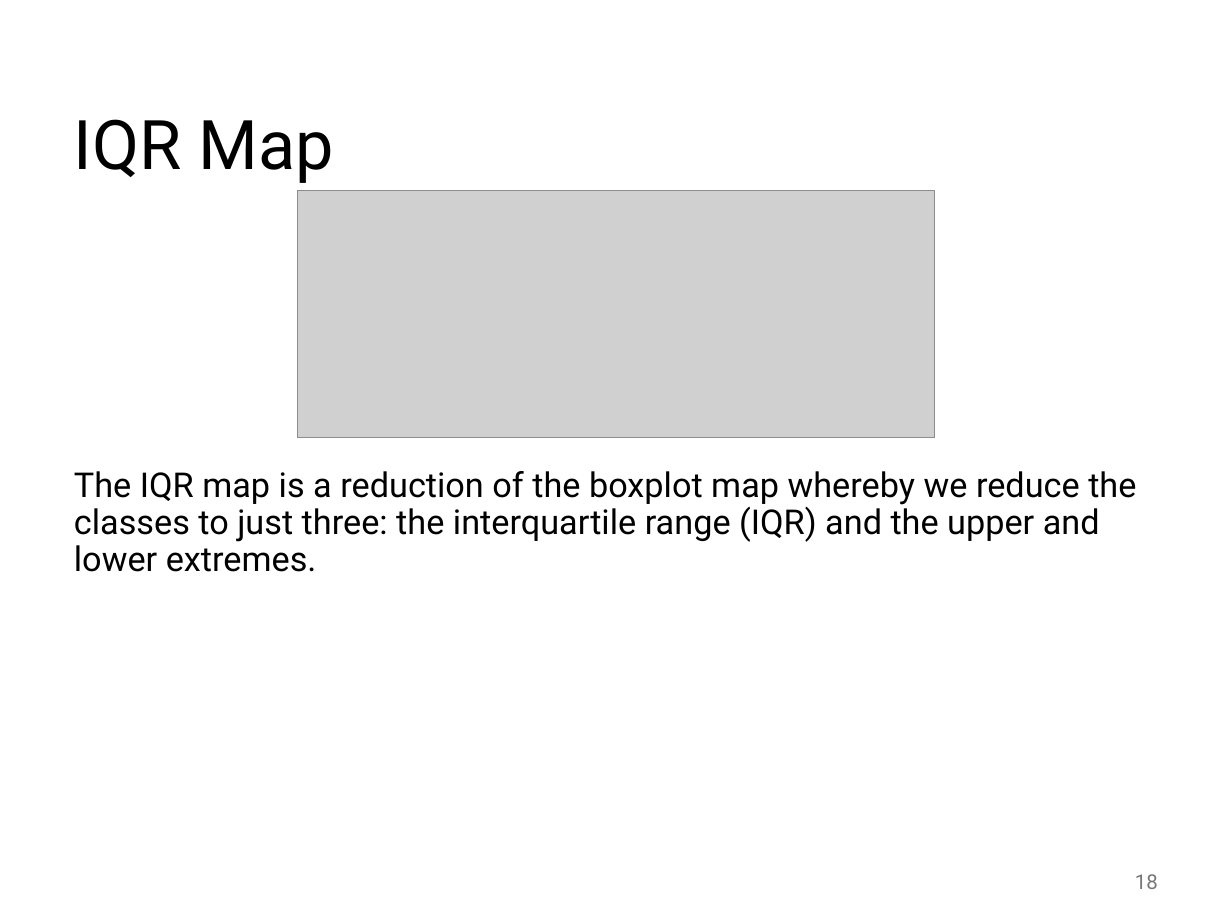
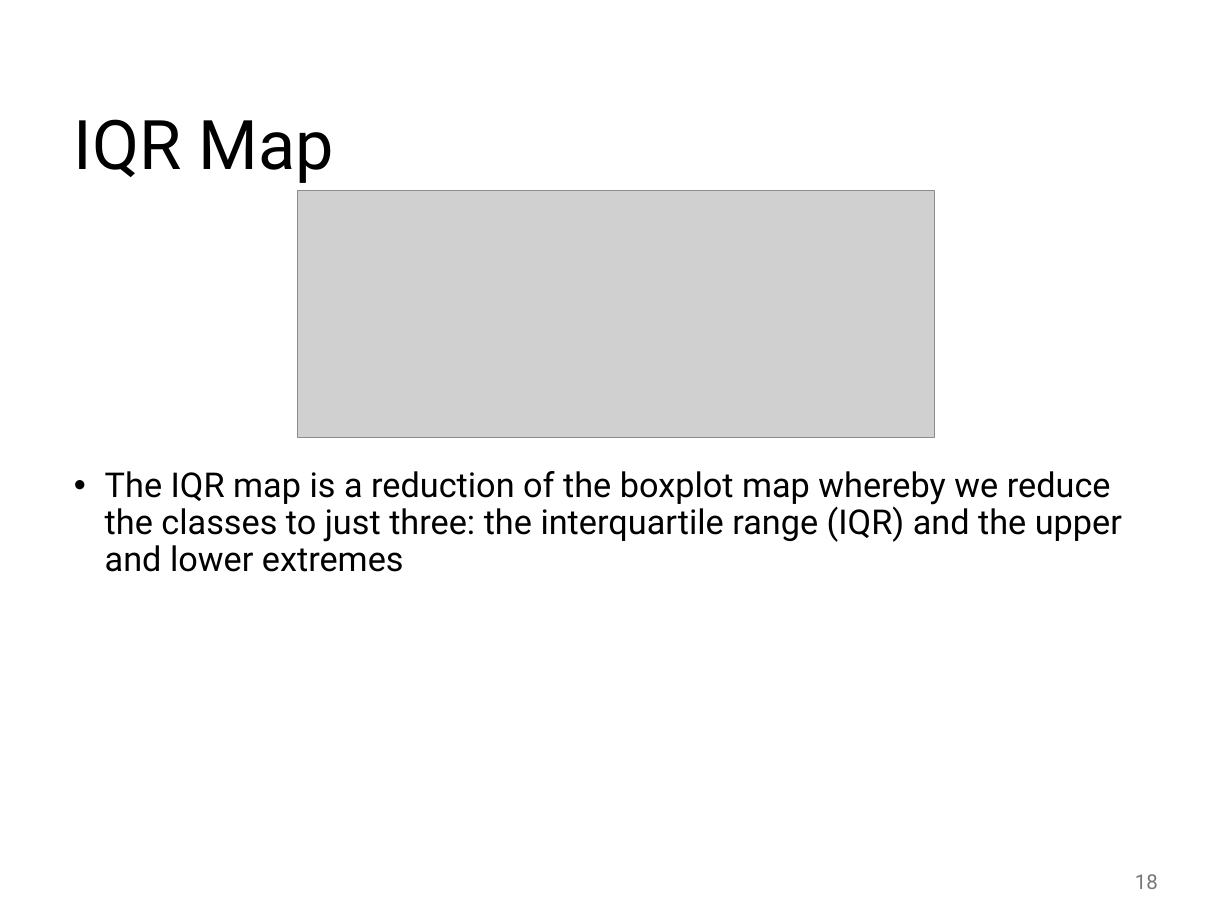
Before and after one commit to abuabara/abuabara.github.io, a slide deck: slide 18 of DAEN489S26/week2_slides.pptx. Drawn at 1232x924 pixels with LibreOffice and Linux fonts; fonts in the diff are those of the drawing; grey boxes stand for pictures. Boxes give left, top, right and bottom in pixels: in the first picture for what was removed or moved away, otherwise in the second. Text is boxed around its words. In the diff, an @@ line names an element or a change of style, - is before the commit and + after.

```diff
--- a/DAEN489S26/week2_slides.pptx
+++ b/DAEN489S26/week2_slides.pptx
@@ text at (105, 471, 1122, 572): text changed @@
-The IQR map is a reduction of the boxplot map whereby we reduce the classes to just three: the interquartile range (IQR) and the upper and lower extremes.
+• The IQR map is a reduction of the boxplot map whereby we reduce the classes to just three: the interquartile range (IQR) and the upper and lower extremes
```
Also in this commit, not shown: 21 other slides changed, 1 other file.
